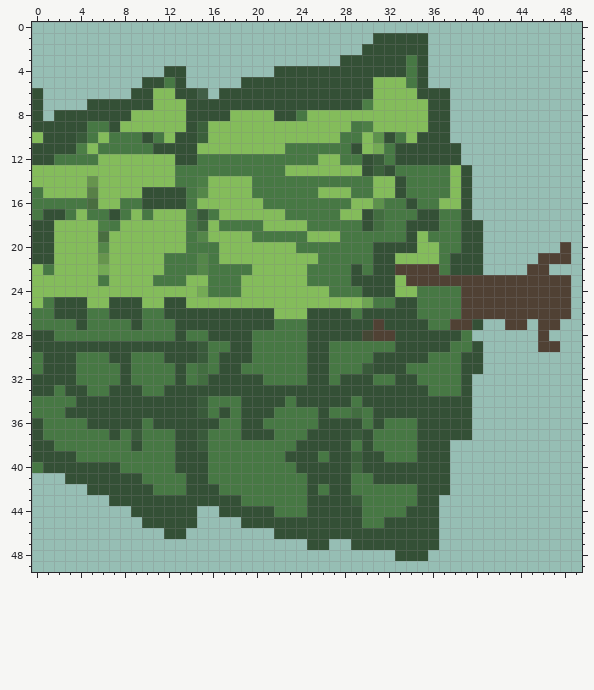
Edited in one commit: pixel-art sprite (code/images/trafficPuzzle/1x2/Horizontal/Tree_H_Right.png). This is how it looked before the edit.
The file is 50x50 pixels. Colours within 5 levels of each other are drawn and written as one.
The result:
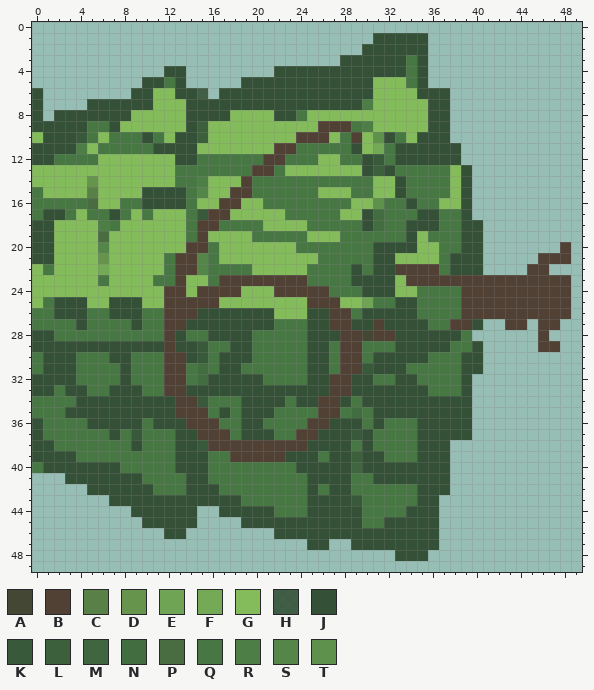
Palette (. is transparent): A #454735  B #504134  C #588047  D #66944d  E #6ea453  F #74aa55  G #84bc5b  H #345036de  J #345036  K #395a3a  L #3b603b  M #3f663e  N #426d40  P #496d40  Q #477844  R #4c7e46  S #548649  T #5d914c
Changes in this commit:
{"y":9,"x":26,"old":"GGG","new":"BBB"}
{"y":10,"x":24,"old":"GGG","new":"BBB"}
{"y":10,"x":29,"old":"Q","new":"B"}
{"y":11,"x":22,"old":"GQ","new":"BB"}
{"y":12,"x":21,"old":"QQ","new":"BB"}
{"y":13,"x":20,"old":"QQ","new":"BB"}
{"y":14,"x":19,"old":"G","new":"B"}
{"y":15,"x":18,"old":"GG","new":"BB"}
{"y":16,"x":17,"old":"GG","new":"BB"}
{"y":17,"x":16,"old":"QG","new":"BB"}
{"y":18,"x":15,"old":"MG","new":"BB"}
{"y":19,"x":15,"old":"S","new":"B"}
{"y":20,"x":14,"old":"QQ","new":"BB"}
{"y":21,"x":13,"old":"QQ","new":"BB"}
{"y":22,"x":13,"old":"QQ","new":"BB"}
{"y":23,"x":13,"old":"Q","new":"B"}
{"y":23,"x":17,"old":"QQGGGGGG","new":"BBBBBBBB"}
{"y":24,"x":12,"old":"GG","new":"BB"}
{"y":24,"x":15,"old":"FQQQ","new":"BBBB"}
{"y":24,"x":22,"old":"GGGGG","new":"BBBBB"}
{"y":25,"x":12,"old":"JJGGG","new":"BBBBB"}
{"y":25,"x":25,"old":"GGG","new":"BBB"}
{"y":26,"x":12,"old":"JJJ","new":"BBB"}
{"y":26,"x":27,"old":"JJ","new":"BB"}
{"y":27,"x":12,"old":"QJ","new":"BB"}
{"y":27,"x":27,"old":"JJ","new":"BB"}
{"y":28,"x":12,"old":"Q","new":"B"}
{"y":28,"x":28,"old":"JJ","new":"BB"}
{"y":29,"x":12,"old":"J","new":"B"}
{"y":29,"x":28,"old":"QQ","new":"BB"}
{"y":30,"x":12,"old":"JJ","new":"BB"}
{"y":30,"x":28,"old":"QQ","new":"BB"}
{"y":31,"x":12,"old":"QJ","new":"BB"}
{"y":31,"x":28,"old":"QQ","new":"BB"}
{"y":32,"x":12,"old":"QJ","new":"BB"}
{"y":32,"x":27,"old":"QJ","new":"BB"}
{"y":33,"x":12,"old":"JJ","new":"BB"}
{"y":33,"x":27,"old":"JJ","new":"BB"}
{"y":34,"x":13,"old":"JJ","new":"BB"}
{"y":34,"x":26,"old":"JJ","new":"BB"}
{"y":35,"x":13,"old":"JJK","new":"BBB"}
{"y":35,"x":26,"old":"JQ","new":"BB"}
{"y":36,"x":14,"old":"JJJ","new":"BBB"}
{"y":36,"x":25,"old":"QJ","new":"BB"}
{"y":37,"x":15,"old":"KQQ","new":"BBB"}
{"y":37,"x":24,"old":"QJ","new":"BB"}
{"y":38,"x":16,"old":"QQQQQQQQJ","new":"BBBBBBBBB"}
{"y":39,"x":18,"old":"QQQQQ","new":"BBBBB"}
